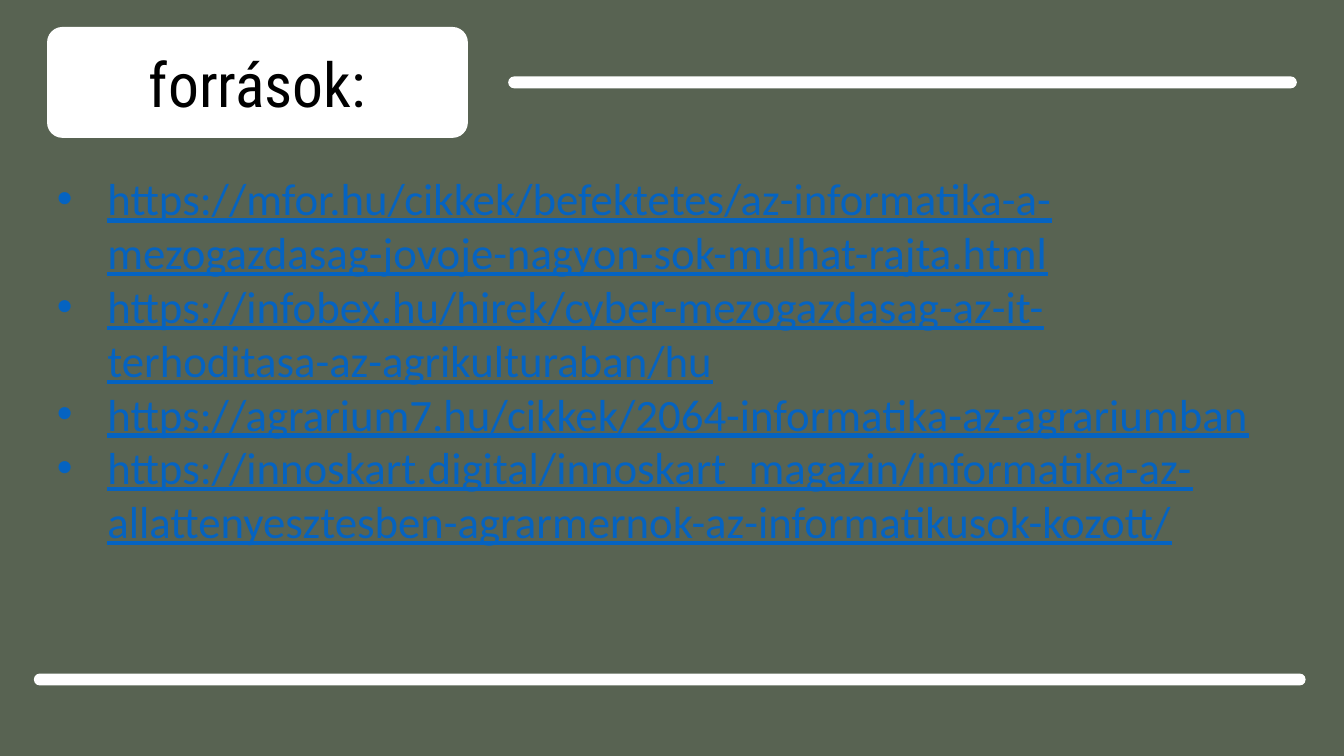
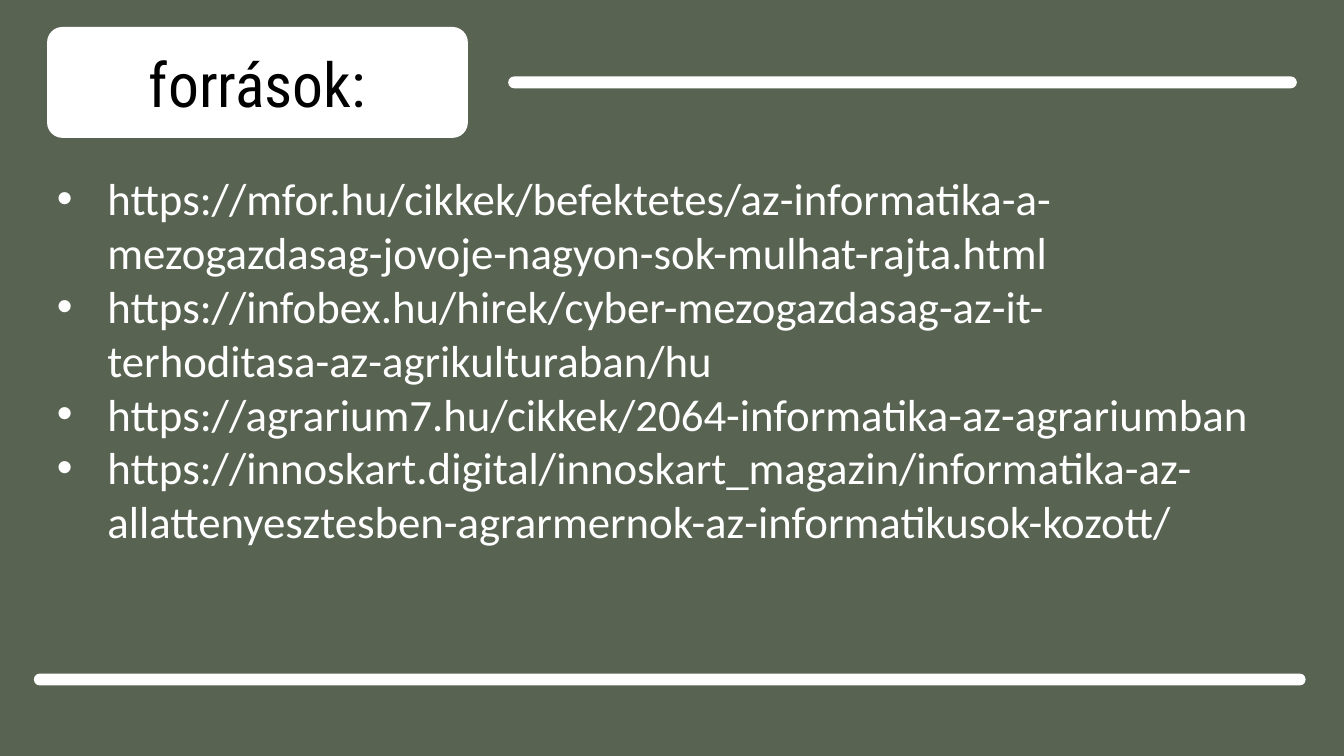
Before and after one commit to dzsofri/paprika, a slide deck: slide 12 of Bemutató1.pptx. Drawn at 1344x756 pixels with LibreOffice and Linux fonts; fonts in the diff are those of the drawing. Boxes give left, top, right and bottom in pixels: in the first picture for what was removed or moved away, otherwise in the second. Text is boxed around its words. In the diff, an @@ line names an element or a change of style, - is before the commit and + after.

```diff
--- a/Bemutató1.pptx
+++ b/Bemutató1.pptx
@@ text "https://mfor.hu/cikkek/befektetes/az-informatika-a-mezogazda ..." at (x1=107, y1=184, x2=1247, y2=546): text colour #0563C1 to #FFFFFF, underline off @@
```
Also in this commit, not shown: 3 other slides changed, 2 other files.
